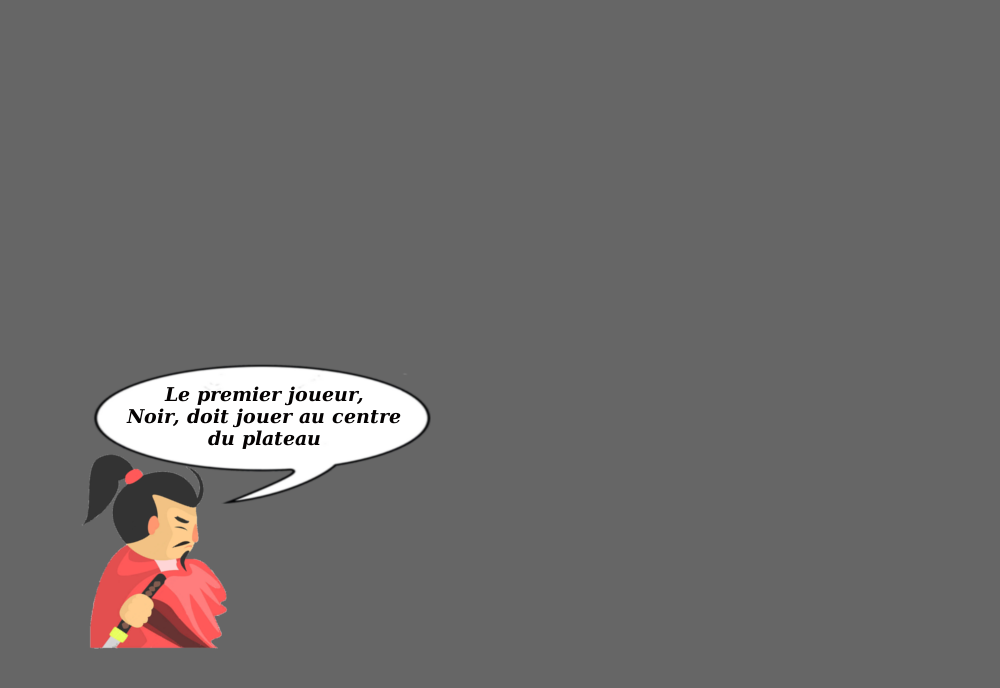
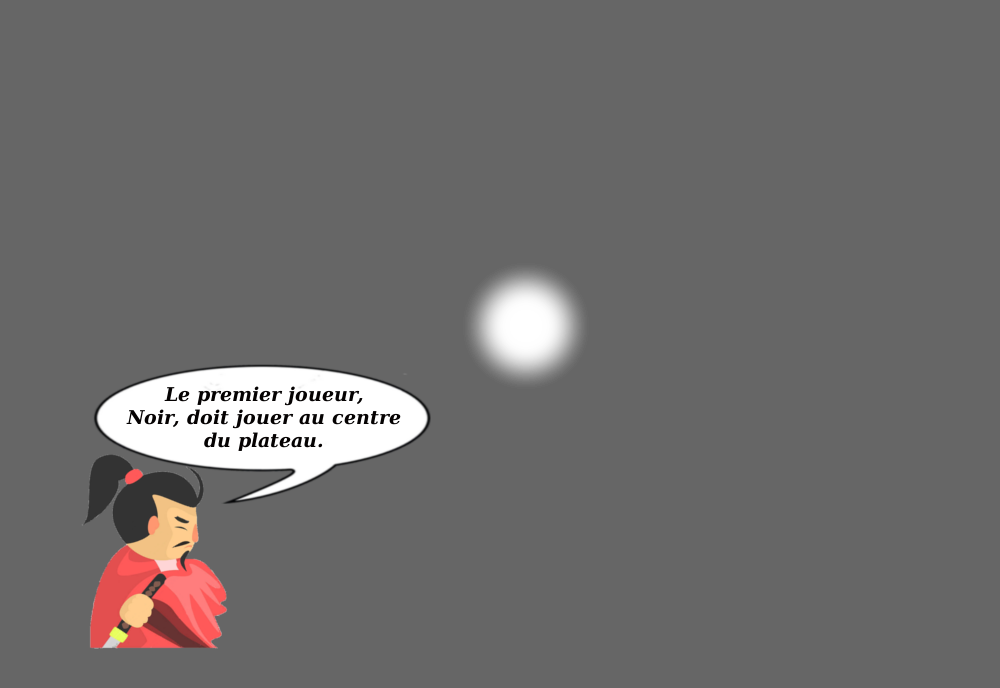
Layered file, before and after one edit (1000x688). Changes by layer:
painted on "Le premier joueur, ..." over left=126, top=408, right=401, bottom=451
painted on "Calque #1" over left=465, top=265, right=587, bottom=387
